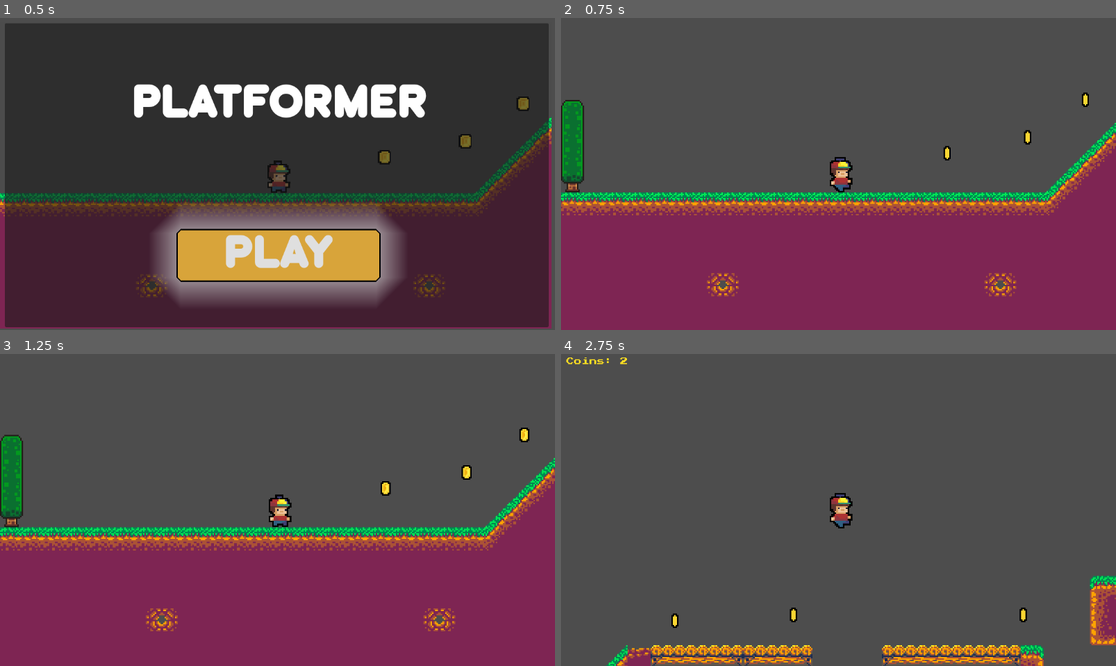
Above: before the commit, frames 1-4 (two rows, left to right).
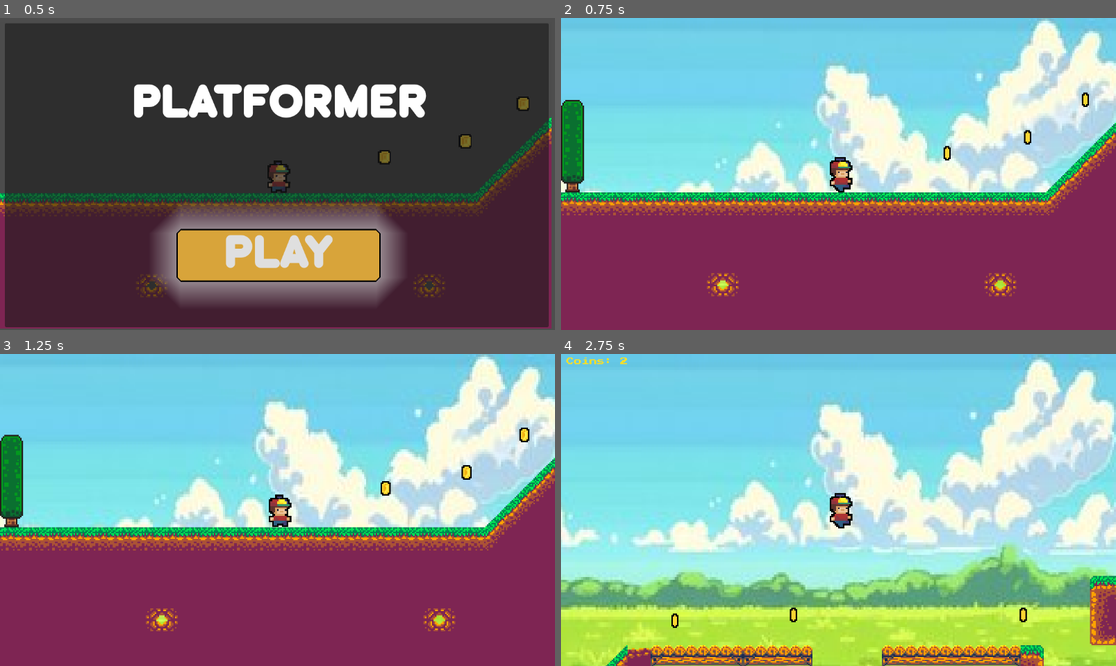
Above: after the commit, the same moments.

Repository: Abd196-bit/plat1
Game: Godot game, scene res://scenes/startup_menu.tscn
Two runs of this game, one before a commit and one after it. Both use one fixed random seed, a clock stepped at 60 frames per second and the inputs below. Sound files missing from this copy of the repository are replaced by a short silence.
Inputs:
- Up to frame 1 (0.5 s): no input
- Up to frame 2 (0.75 s): click "PLAY" at 0.5 s
- Up to frame 3 (1.25 s): no input
- Up to frame 4 (2.75 s): hold W (up) from 1.28 s (still down); tap Space (jump) at 1.52, 2.27 s

Frame 1 is identical in both runs. In frame 2, 53% of the frame differs, in the area x 0-100%, y 0-87%; in frame 3, 53%; in frame 4, 95%, in the area x 0-100%, y 0-100%.

Commit message:
BG
BG moves with you

Diff:
--- a/scenes/game.tscn
+++ b/scenes/game.tscn
@@ -7,6 +7,7 @@
 [ext_resource type="AudioStream" uid="uid://chjhr1humvoa2" path="res://sounds/849565__fonoskop__pompelo_110.wav" id="4_lbhrr"]
 [ext_resource type="Script" uid="uid://dgm31pcuhhflh" path="res://scripts/coin counter.gd" id="5_iywne"]
 [ext_resource type="FontFile" uid="uid://b7d1lk4qdomwr" path="res://assets/PressStart2P-Regular.ttf" id="7_u5sy4"]
+[ext_resource type="Texture2D" uid="uid://cq2ykpnjk6k2l" path="res://assets/BG.jpg" id="8_gee14"]
 
 [sub_resource type="TileSetAtlasSource" id="TileSetAtlasSource_lnu2h"]
 texture = ExtResource("2_yqjtg")
@@ -351,6 +352,16 @@
 [node name="level 1" type="Node2D" unique_id=1187666195]
 position = Vector2(0, 1)
 
+[node name="Parallax2D" type="Parallax2D" parent="." unique_id=2004874105]
+scroll_scale = Vector2(0.01, 0.01)
+repeat_size = Vector2(922, 601)
+repeat_times = 2
+
+[node name="Sprite2D" type="Sprite2D" parent="Parallax2D" unique_id=1357507032]
+position = Vector2(400, 192)
+scale = Vector2(1.4346812, 1.7305555)
+texture = ExtResource("8_gee14")
+
 [node name="TileMap" type="TileMap" parent="." unique_id=1424273777]
 position = Vector2(8, 1)
 tile_set = SubResource("TileSet_lbhrr")
@@ -505,3 +516,4 @@
 offset_right = 51.0
 offset_bottom = 30.0
 label_settings = SubResource("LabelSettings_p57ef")
+metadata/_edit_use_anchors_ = true
